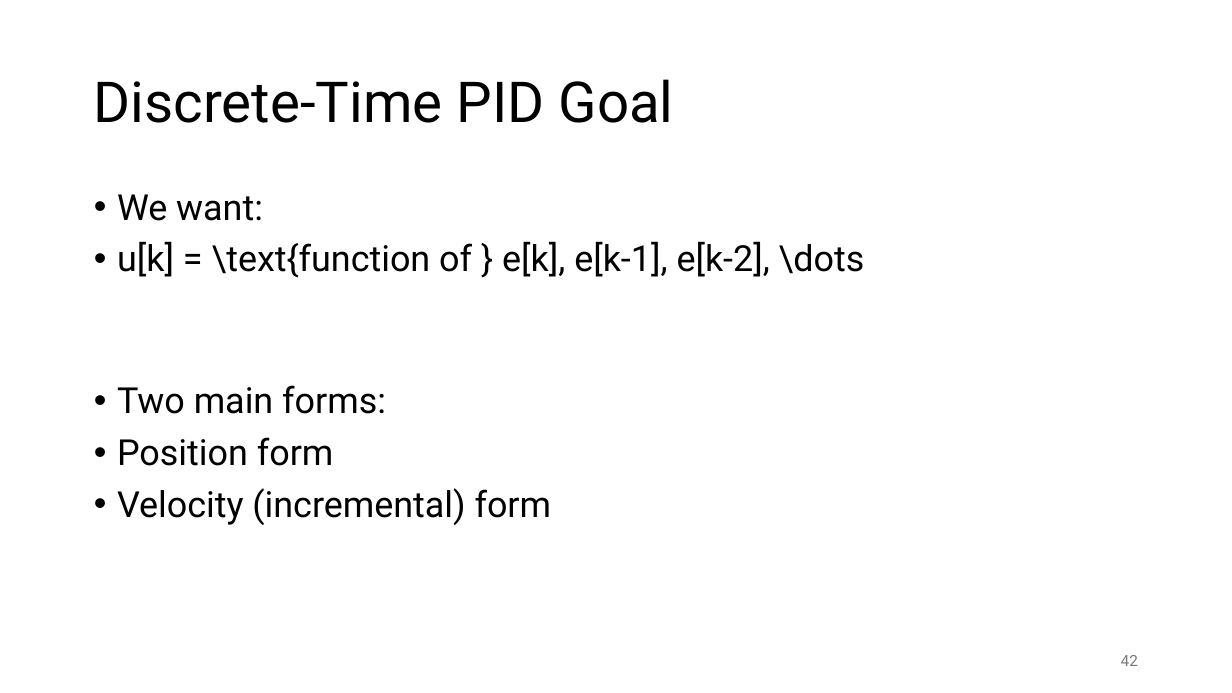
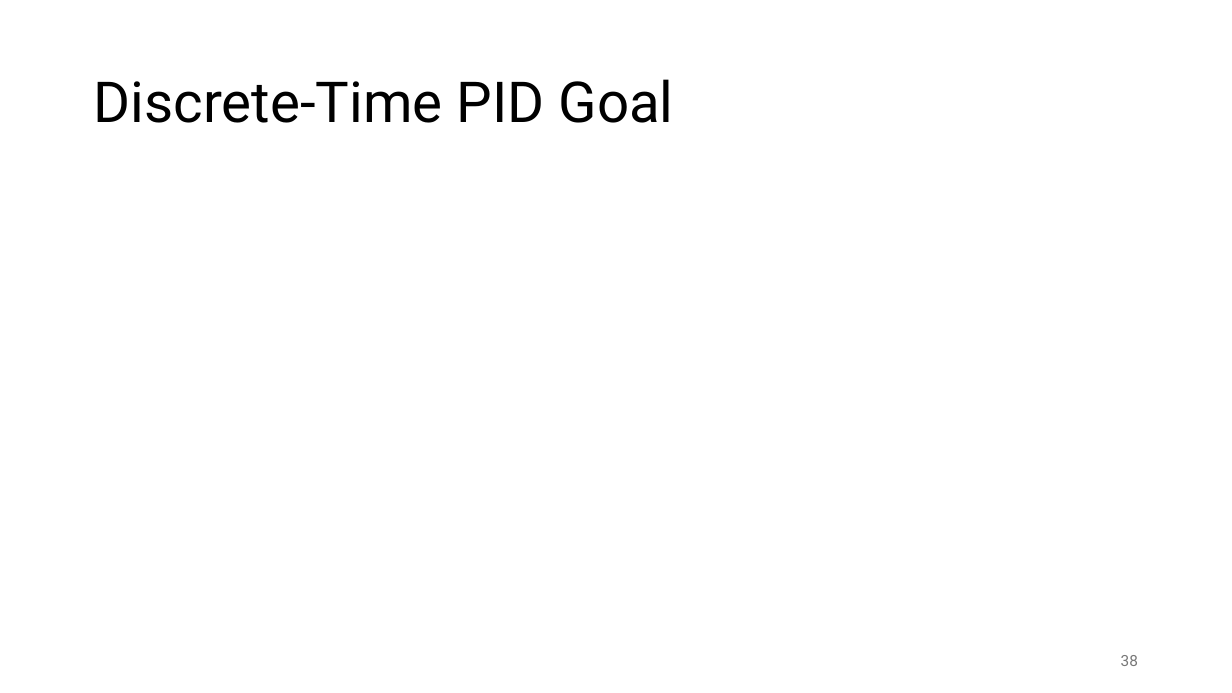
Before and after one commit to FelixWick/control_engineering, a slide deck: slide 38 of slides/6_discrete_controllers.pptx (slide 42 before the commit). Drawn at 1232x693 pixels with LibreOffice and Linux fonts; fonts in the diff are those of the drawing; grey boxes stand for pictures. Boxes give left, top, right and bottom in pixels: in the first picture for what was removed or moved away, otherwise in the second. Text is boxed around its words. In the diff, an @@ line names an element or a change of style, - is before the commit and + after.

Commit message:
more on discrete-time systems

```diff
--- a/slides/6_discrete_controllers.pptx
+++ b/slides/6_discrete_controllers.pptx
@@ text removed at [117,194,865,525] @@
-• We want:
-• u[k] = \text{function of } e[k], e[k-1], e[k-2], \dots
-• Two main forms:
-• Position form
-• Velocity (incremental) form
@@ page number at [1121,655,1138,666]: text changed @@
-42
+38
```
Also in this commit, not shown: 14 other slides changed, 2 slides added, 7 slides removed, 4 other files.
